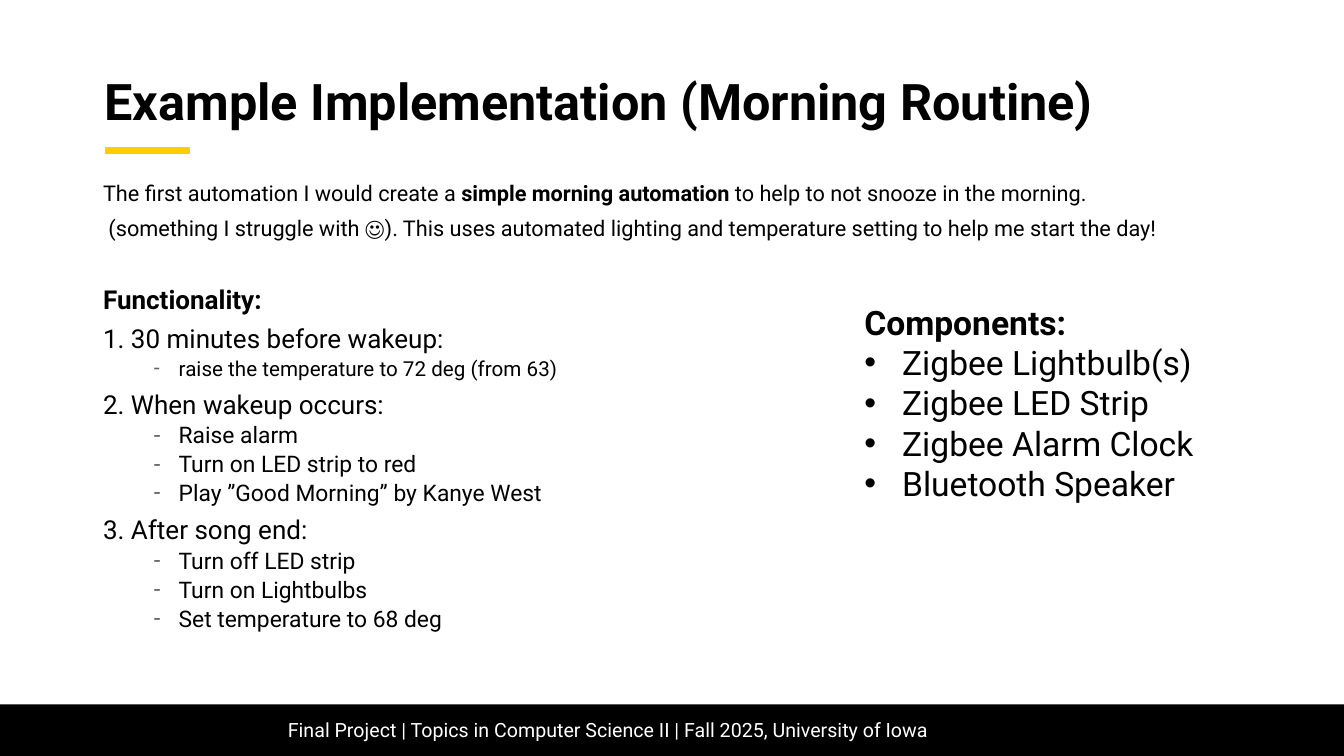
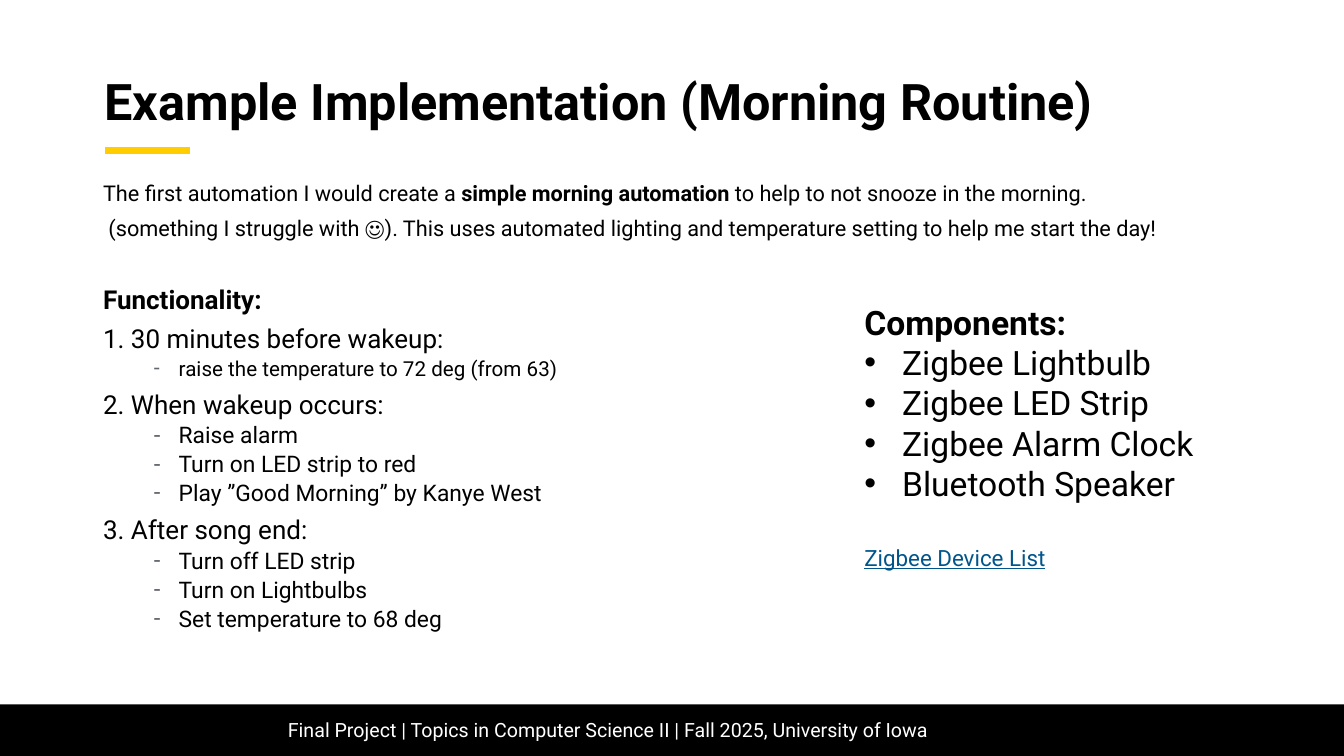
Before and after one commit to mattnkrueger/cs-4980--real-time-cyber-physical-systems, a slide deck: slide 56 of project/final_project-comparison_of_thread_zigbee_and_zwave_for_home_automation.pptx (slide 41 before the commit). Drawn at 1344x756 pixels with LibreOffice and Linux fonts; fonts in the diff are those of the drawing; background and template pictures are left out. Boxes give left, top, right and bottom in pixels: in the first picture for what was removed or moved away, otherwise in the second. Text is boxed around its words. In the diff, an @@ line names an element or a change of style, - is before the commit and + after.

```diff
--- a/project/final_project-comparison_of_thread_zigbee_and_zwave_for_home_automation.pptx
+++ b/project/final_project-comparison_of_thread_zigbee_and_zwave_for_home_automation.pptx
@@ text at [902, 349, 1151, 382]: text changed @@
-• Zigbee Lightbulb(s)
+• Zigbee Lightbulb
@@ text at [864, 549, 1045, 571]: paragraph added @@
+Zigbee Device List
```
Also in this commit, not shown: 31 other slides changed, 20 slides added, 7 slides removed, 2 other files.
